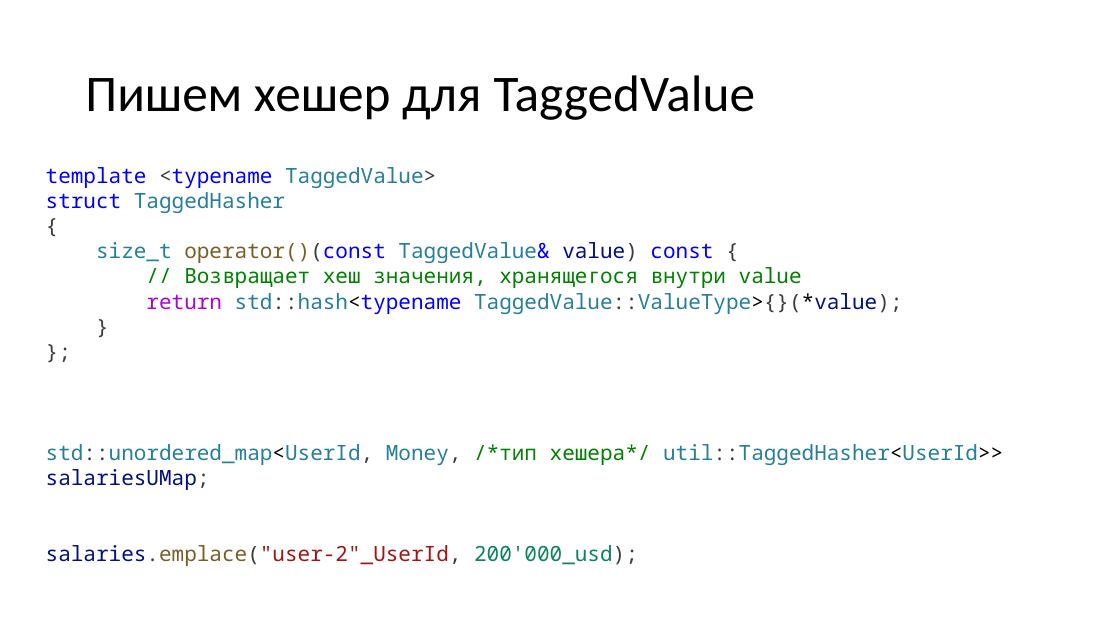
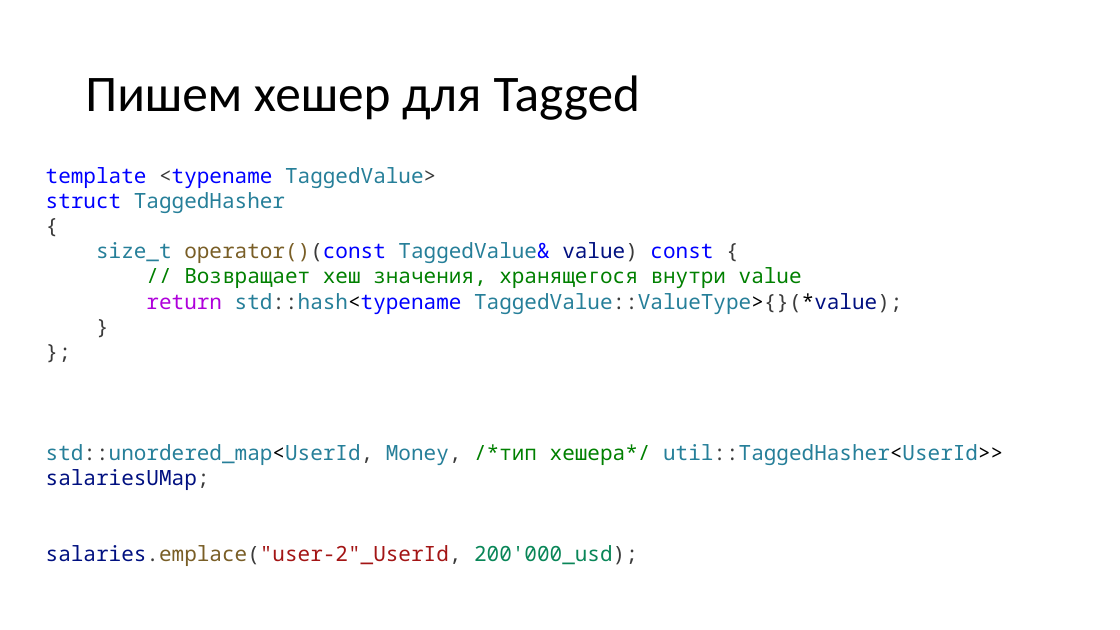
Before and after one commit to alexey-malov/oop, a slide deck: slide 95 of lectures/04/Дружественные функции и классы. Перегрузка операций.pptx. Drawn at 1120x630 pixels with LibreOffice and Linux fonts; fonts in the diff are those of the drawing. Boxes give left, top, right and bottom in pixels: in the first picture for what was removed or moved away, otherwise in the second. Text is boxed around its words. In the diff, an @@ line names an element or a change of style, - is before the commit and + after.

```diff
--- a/lectures/04/Дружественные функции и классы. Перегрузка операций.pptx
+++ b/lectures/04/Дружественные функции и классы. Перегрузка операций.pptx
@@ title at [85, 75, 640, 120]: text changed @@
-Пишем хешер для TaggedValue
+Пишем хешер для Tagged
```
Also in this commit, not shown: 3 other slides changed.
